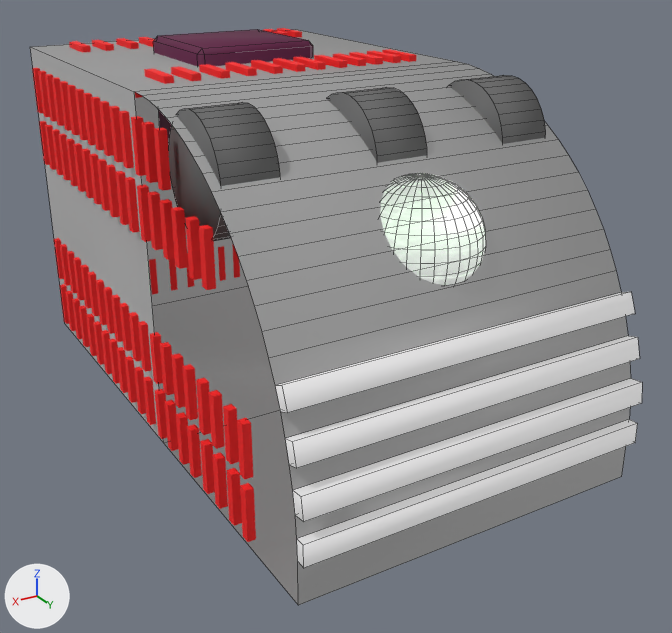
A saved change to the FBX model Autopilot/Models/small/Autopilot-Block_Small.fbx.
Before and after are seen from a camera (50 mm lens) standing at (0.628, 1.151, 0.455) and looking at (-0.033, 0.05, -0.095). The axes (+X, +Y, +Z) are drawn at lower left. The lights are the same throughout. Mesh edges are drawn as thin lines on the coarser meshes. Where no turn or scale is listed for an object, it has been applied to the vertices.

Before the edit, the objects in view are built like this:
```python
ob_cube_132 = bpy.data.objects.new('Cube.132', me_cube_397)
ob_cube_132.location = (-0.009, -0.225, 0.007)
ob_cube_136 = bpy.data.objects.new('Cube.136', me_cube_401)
ob_cube_136.location = (-0.239, -0.414, 0.097)
ob_cylinder_119 = bpy.data.objects.new('Cylinder.119', me_cylinder_233)
ob_cylinder_119.location = (-0.163, 0.166, 0.18)
# also in view: 'Sphere.031' at (-0.009, 0.283, 0.095); 'Cube.131' at (-0.003, -0.214, 0.187)
```
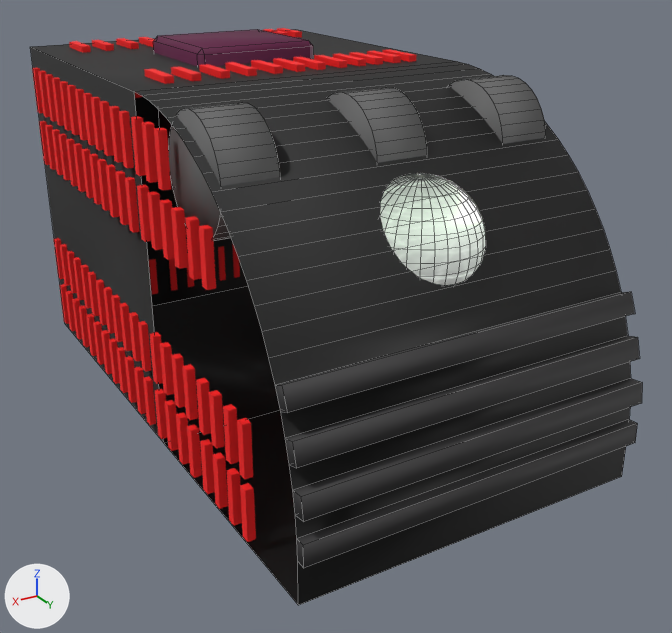
The newer file is also turned or shifted as a whole; pictures and numbers use the older file's frame.

What differs and where, as boxes [x1, y1, x2, y2] in the pictures (672 x 633 px):
'Cube.132', surface changed (grey to black): [30, 29, 642, 605] in both

Patch to the scene script:
```diff
--- a/Autopilot/Models/small/Autopilot-Block_Small.fbx.py
+++ b/Autopilot/Models/small/Autopilot-Block_Small.fbx.py
@@ img_largebattery_me_dds @@
-img_largebattery_me_dds = load_image('LargeBattery_me.dds', '../../Textures/Cubes/LargeBattery_me.dds', 512, 512, 'Non-Color')
+img_largebattery_me_dds = load_image('LargeBattery_me.dds', '../../Textures/Cubes/LargeBattery_me.dds', 512, 512, 'sRGB')
@@ mat_material_143 @@
 n0 = _N.new('ShaderNodeBsdfPrincipled'); n0.name = 'Principled BSDF'
 n2.image = img_largebattery_me_dds
-n3 = _N.new('ShaderNodeTexImage'); n3.name = 'Image Texture.001'
-n3.image = img_largebattery_me_dds
 _L.new(n2.outputs[0], n0.inputs[0])  # 'Color' to 'Base Color'
-_L.new(n3.outputs[0], n0.inputs[28])  # 'Color' to 'Emission Strength'
 _L.new(n0.outputs[0], n1.inputs[0])  # 'BSDF' to 'Surface'
```
